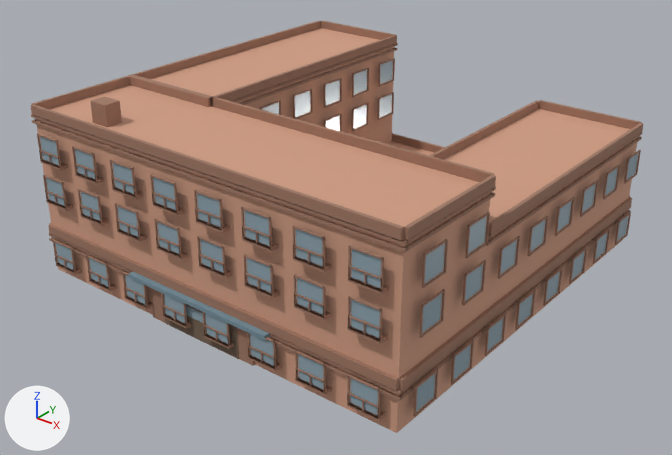
A saved change to the glTF model public/buildings/residential_4x4_court.glb.
Before and after are seen from a 50 mm lens placed at (53.7, -34.4, 32.7), pointed at (15.6, 13.3, 3.1). Every picture has the same lights, and +X, +Y and +Z are marked at lower left. The first picture is the older version. Vertices at exactly the same position are counted once.

The older version as bpy lines, for what is in view:
```python
mat_residential_4x4_court_trim = principled_material('residential_4x4_court_trim')
mat_residential_4x4_court_trim.base_color = (0.352, 0.187, 0.127)  # brown #a07864
mat_residential_4x4_court_trim.roughness = 0.85
me_residential_4x4_court_0 = bpy.data.meshes.new('residential_4x4_court_0')
me_residential_4x4_court_0.from_pydata(...)  # 6398 vertices, 9696 faces; spans x -0.6..31.1, y -0.6..31.1, z 0.0..13.5
# faces by material slot: [48, 1452, 8172, 12, 12]
me_residential_4x4_court_0.materials.append(mat_residential_4x4_court_wall)  # brown #d19e84
me_residential_4x4_court_0.materials.append(mat_residential_4x4_court_glass)  # greyish blue #90a6b1
me_residential_4x4_court_0.materials.append(mat_residential_4x4_court_trim)  # brown #a07864
me_residential_4x4_court_0.materials.append(mat_residential_4x4_court_door)  # brown #766150
me_residential_4x4_court_0.materials.append(mat_residential_4x4_court_awning)  # greyish blue #76909e
ob_residential_4x4_court_0 = bpy.data.objects.new('residential_4x4_court_0', me_residential_4x4_court_0)
ob_residential_4x4_court_0.location = (0.0, 0.0, 0.0)
```
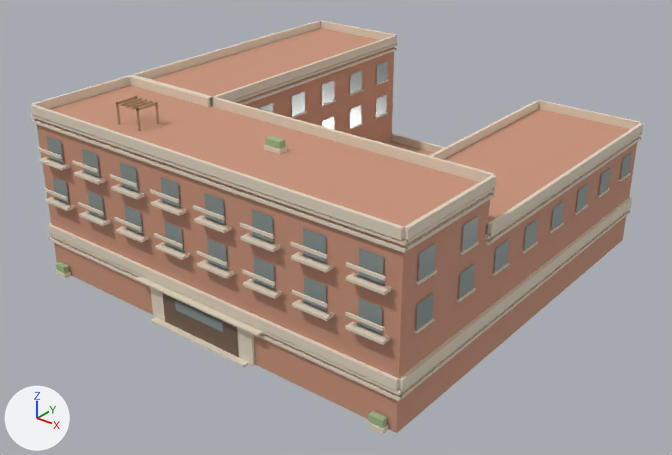
The change, as a diff of the scene's bpy script:
```diff
--- a/public/buildings/residential_4x4_court.glb.py
+++ b/public/buildings/residential_4x4_court.glb.py
@@ mat_residential_4x4_court_trim @@
 mat_residential_4x4_court_trim = principled_material('residential_4x4_court_trim')
-mat_residential_4x4_court_trim.base_color = (0.352, 0.187, 0.127)  # brown #a07864
+mat_residential_4x4_court_trim.base_color = (0.79, 0.69, 0.55)  # pale yellow #e6d8c4
 mat_residential_4x4_court_trim.roughness = 0.85
@@ me_residential_4x4_court_0 @@
-me_residential_4x4_court_0.from_pydata(...)  # 6398 vertices, 9696 faces; spans x -0.6..31.1, y -0.6..31.1, z 0.0..13.5
+me_residential_4x4_court_0.from_pydata(...)  # 1910 vertices, 2624 faces; spans x -0.2..30.8, y -0.6..30.8, z 0.0..13.5
+# me_residential_4x4_court_0 part 1: a new loose piece, a box spanning x 0.66..3.16, y -0.62..0.02, z 5.82..6.0, in mat_residential_4x4_court_trim (pale yellow #e6d8c4)
+# me_residential_4x4_court_0 part 2: a new loose piece, a box spanning x 0.66..3.16, y -0.62..-0.51, z 6.65..6.85, in mat_residential_4x4_court_trim (pale yellow #e6d8c4)
+# me_residential_4x4_court_0 part 3: a new loose piece, a box spanning x 4.47..6.97, y -0.62..0.02, z 5.82..6.0, in mat_residential_4x4_court_trim (pale yellow #e6d8c4)
+# me_residential_4x4_court_0 part 4: a new loose piece, a box spanning x 4.47..6.97, y -0.62..-0.51, z 6.65..6.85, in mat_residential_4x4_court_trim (pale yellow #e6d8c4)
+# me_residential_4x4_court_0 part 5: a new loose piece, a box spanning x 8.28..10.78, y -0.62..0.02, z 5.82..6.0, in mat_residential_4x4_court_trim (pale yellow #e6d8c4)
+# me_residential_4x4_court_0 part 6: a new loose piece, a box spanning x 8.28..10.78, y -0.62..-0.51, z 6.65..6.85, in mat_residential_4x4_court_trim (pale yellow #e6d8c4)
+# me_residential_4x4_court_0 part 7: a new loose piece, a box spanning x 12.09..14.59, y -0.62..0.02, z 5.82..6.0, in mat_residential_4x4_court_trim (pale yellow #e6d8c4)
+# me_residential_4x4_court_0 part 8: a new loose piece, a box spanning x 12.09..14.59, y -0.62..-0.51, z 6.65..6.85, in mat_residential_4x4_court_trim (pale yellow #e6d8c4)
+# me_residential_4x4_court_0 part 9: a new loose piece, a box spanning x 15.91..18.41, y -0.62..0.02, z 5.82..6.0, in mat_residential_4x4_court_trim (pale yellow #e6d8c4)
+# me_residential_4x4_court_0 part 10: a new loose piece, a box spanning x 15.91..18.41, y -0.62..-0.51, z 6.65..6.85, in mat_residential_4x4_court_trim (pale yellow #e6d8c4)
+# me_residential_4x4_court_0 part 11: a new loose piece, a box spanning x 19.72..22.22, y -0.62..0.02, z 5.82..6.0, in mat_residential_4x4_court_trim (pale yellow #e6d8c4)
+# me_residential_4x4_court_0 part 12: a new loose piece, a box spanning x 19.72..22.22, y -0.62..-0.51, z 6.65..6.85, in mat_residential_4x4_court_trim (pale yellow #e6d8c4)
+# me_residential_4x4_court_0 part 13: a new loose piece, a box spanning x 23.53..26.03, y -0.62..0.02, z 5.82..6.0, in mat_residential_4x4_court_trim (pale yellow #e6d8c4)
+# me_residential_4x4_court_0 part 14: a new loose piece, a box spanning x 23.53..26.03, y -0.62..-0.51, z 6.65..6.85, in mat_residential_4x4_court_trim (pale yellow #e6d8c4)
+# me_residential_4x4_court_0 part 15: the loose piece of 8 vertices spanning x 27.5..29.7, y -0.6..0.0, z 8.8..9.0 is rebuilt with 8 vertices and now spans x 27.3..29.8, y -0.6..0.0, z 8.8..9.0
+# me_residential_4x4_court_0 part 16: 751 loose pieces with 6008 vertices, spanning x -0.6..31.1, y -0.6..31.1, z 0.8..13.5, are deleted
+# me_residential_4x4_court_0 part 17: 1240 vertices added at x -0.2..30.7, y -0.6..30.7, z 5.8..13.5
+# me_residential_4x4_court_0 part 18: 16 vertices added at x 0.6..1.6, y -0.6..-0.1, z 0.0..0.9
+# me_residential_4x4_court_0 part 19: 16 vertices added at x 28.9..30.0, y -0.6..-0.1, z 0.0..0.9
+# me_residential_4x4_court_0 part 20: 8 vertices added at x 11.0..19.5, y -0.6..-0.2, z 0.0..0.2
+# other edits to the shape of me_residential_4x4_court_0 do not show in these pictures
 me_residential_4x4_court_0.materials.append(mat_residential_4x4_court_wall)
@@ me_residential_4x4_court_0 @@
 me_residential_4x4_court_0.materials.append(mat_residential_4x4_court_awning)
+me_residential_4x4_court_0.materials.append(mat_residential_4x4_court_sign)  # brown #b5936f
```

What differs and where, as boxes [x1, y1, x2, y2] in the pictures (672 x 455 px):
'residential_4x4_court_0', recoloured, reshaped (lighter): before [30, 21, 644, 433]; after [30, 21, 644, 434]
part 1 of me_residential_4x4_court_0, added: after [45, 197, 75, 211]
part 2 of me_residential_4x4_court_0, added: after [43, 188, 67, 200]
part 3 of me_residential_4x4_court_0, added: after [79, 211, 111, 226]
part 4 of me_residential_4x4_court_0, added: after [78, 202, 103, 215]
part 5 of me_residential_4x4_court_0, added: after [116, 226, 149, 242]
part 6 of me_residential_4x4_court_0, added: after [114, 217, 141, 231]
part 7 of me_residential_4x4_court_0, added: after [155, 242, 190, 260]
part 8 of me_residential_4x4_court_0, added: after [154, 233, 183, 248]
part 9 of me_residential_4x4_court_0, added: after [197, 260, 234, 279]
part 10 of me_residential_4x4_court_0, added: after [196, 251, 227, 266]
part 11 of me_residential_4x4_court_0, added: after [243, 279, 282, 299]
part 12 of me_residential_4x4_court_0, added: after [242, 269, 275, 286]
part 13 of me_residential_4x4_court_0, added: after [292, 299, 334, 321]
part 14 of me_residential_4x4_court_0, added: after [292, 290, 328, 308]
part 15 of me_residential_4x4_court_0, rebuilt: before [348, 277, 389, 294]; after [346, 273, 391, 295]
part 16 of me_residential_4x4_court_0, deleted: before [37, 58, 641, 421]
part 17 of me_residential_4x4_court_0, added: after [37, 61, 632, 345]
part 18 of me_residential_4x4_court_0, added: after [55, 262, 71, 279]
part 19 of me_residential_4x4_court_0, added: after [367, 411, 388, 434]
part 20 of me_residential_4x4_court_0, added: after [151, 317, 249, 367]
